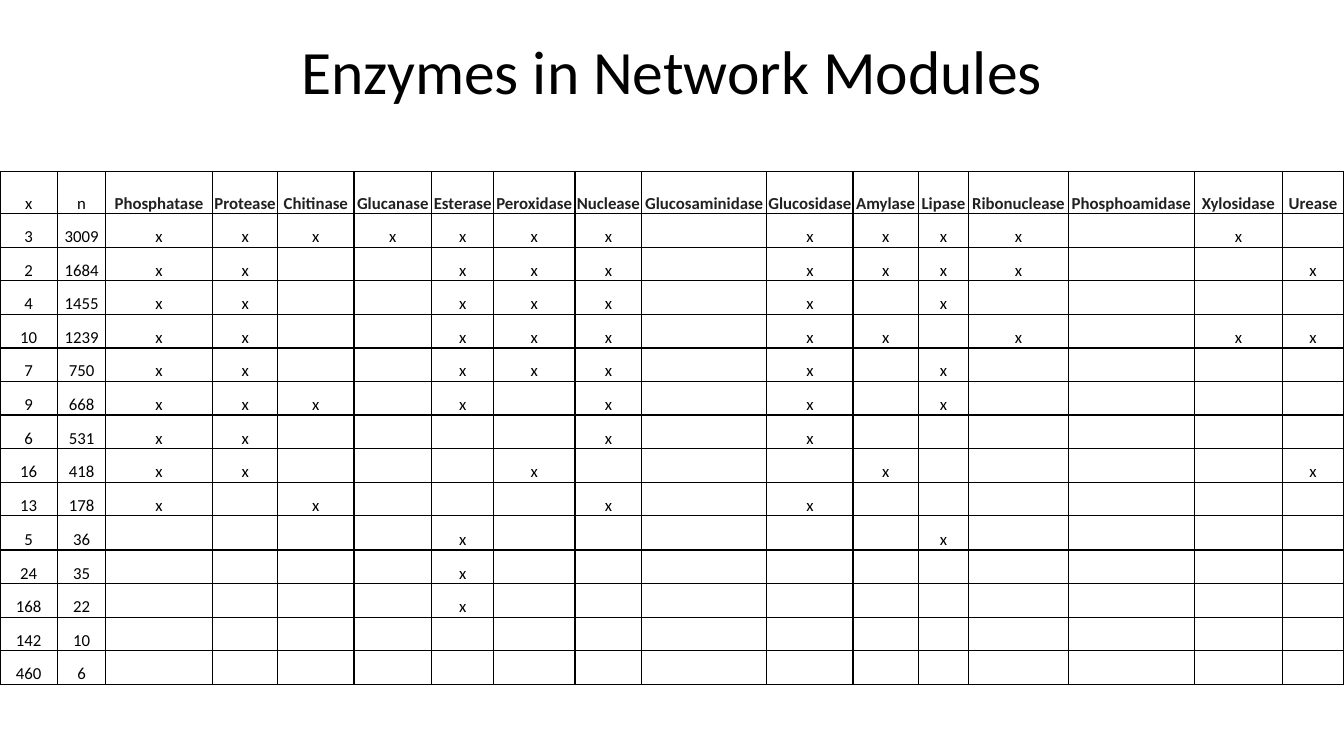
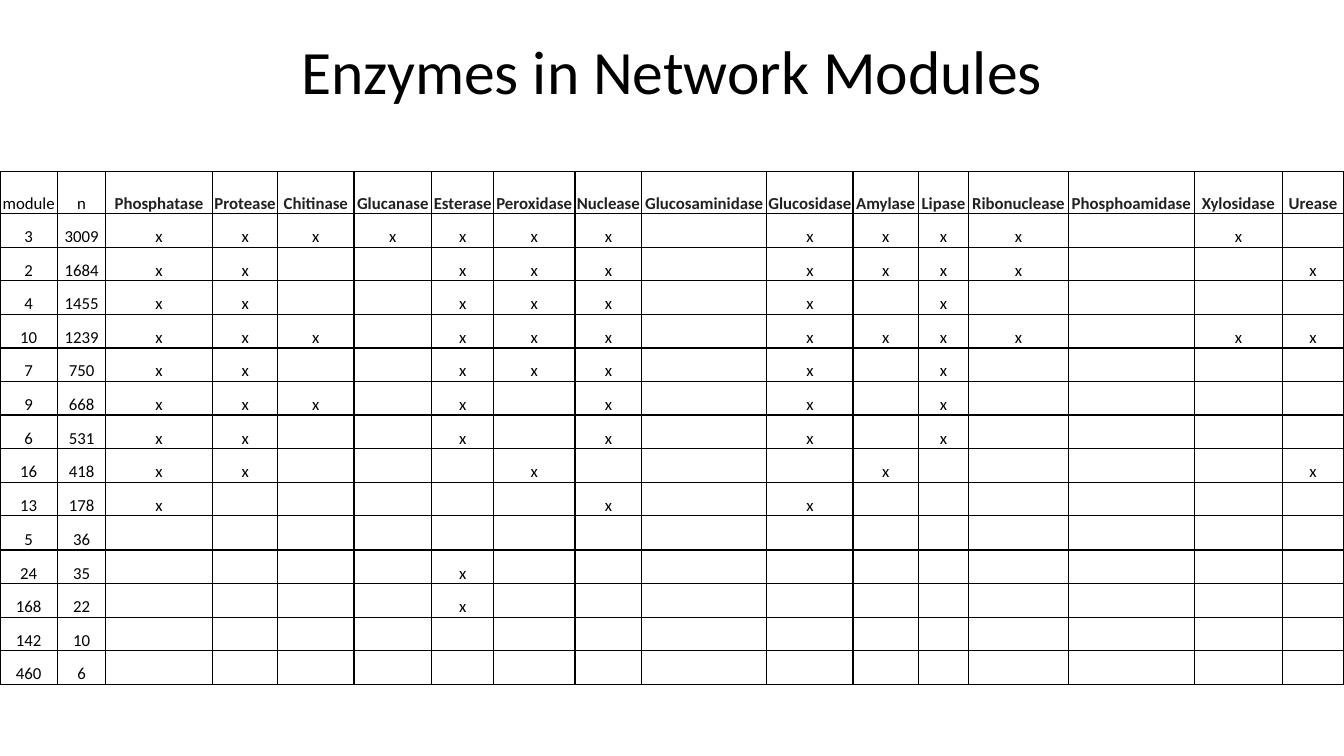
Before and after one commit to mellamosummer/2022VenusFlyTrap, a slide deck: slide 3 of Cleaned_Workflow/Results/GeneCoexpressionAnalysis/PowerpointSlides/EnzymesInModulesVsLiterature.pptx. Drawn at 1344x756 pixels with LibreOffice and Linux fonts; fonts in the diff are those of the drawing. Boxes give left, top, right and bottom in pixels: in the first picture for what was removed or moved away, otherwise in the second. Text is boxed around its words. In the diff, an @@ line names an element or a change of style, - is before the commit and + after.

Commit message:
ppt update

```diff
--- a/Cleaned_Workflow/Results/GeneCoexpressionAnalysis/PowerpointSlides/EnzymesInModulesVsLiterature.pptx
+++ b/Cleaned_Workflow/Results/GeneCoexpressionAnalysis/PowerpointSlides/EnzymesInModulesVsLiterature.pptx
@@ table at [0, 171, 1344, 685] @@
-row 1, column 1: x
+row 1, column 1: module
-row 5, column 5: 
+row 5, column 5: x
-row 5, column 13: 
+row 5, column 13: x
-row 8, column 7: 
+row 8, column 7: x
-row 8, column 13: 
+row 8, column 13: x
-row 10, column 5: x
+row 10, column 5: 
-row 11, column 7: x
+row 11, column 7: 
-row 11, column 13: x
+row 11, column 13: 
```
Also in this commit, not shown: 1 other slide changed, 4 other files.
